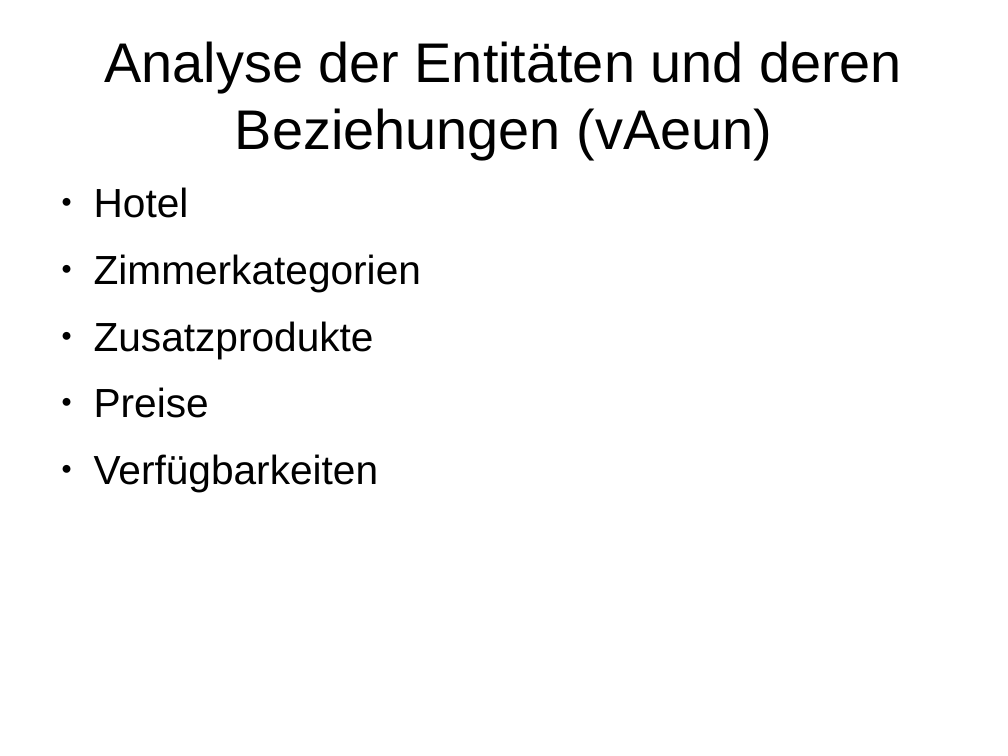
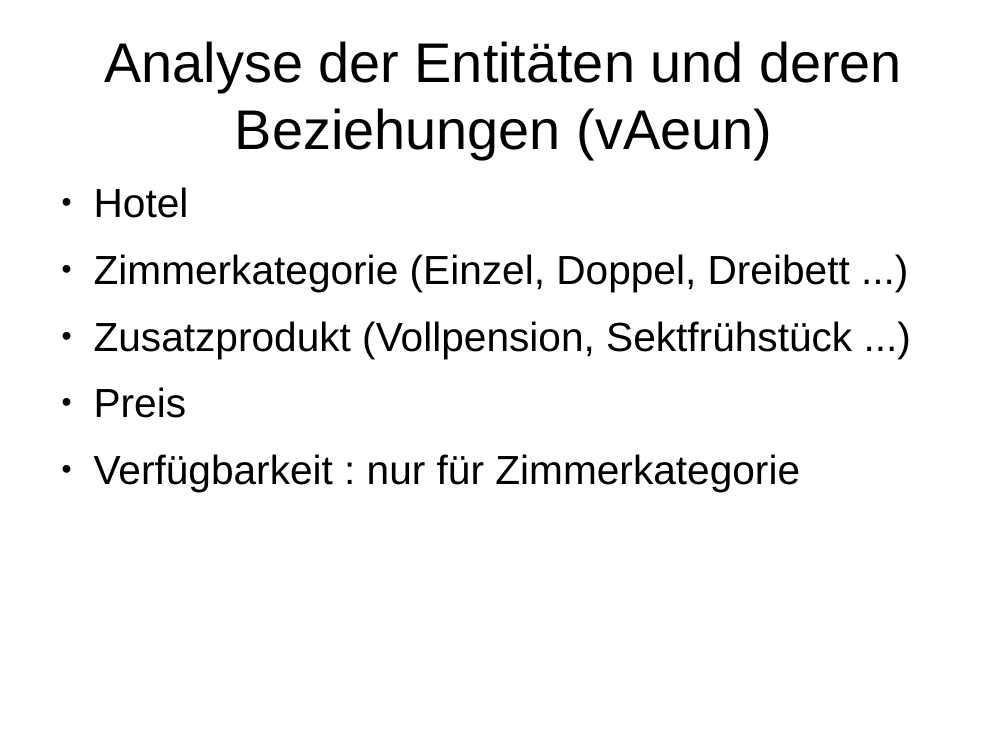
Before and after one commit to janhelmle/weiterbildung_fachinformatiker_ihk_projektantrag, a slide deck: slide 7 of praesentation/presentation_v1.odp. Drawn at 1008x756 pixels with LibreOffice and Linux fonts; fonts in the diff are those of the drawing. Boxes give left, top, right and bottom in pixels: in the first picture for what was removed or moved away, otherwise in the second. Text is boxed around its words. In the diff, an @@ line names an element or a change of style, - is before the commit and + after.

```diff
--- a/praesentation/presentation_v1.odp
+++ b/praesentation/presentation_v1.odp
@@ text at [94, 254, 852, 492]: text changed @@
-● Zimmerkategorien
-● Zusatzprodukte
-● Preise
-● Verfügbarkeiten
+● Zimmerkategorie (Einzel, Doppel, Dreibett ...)
+● Zusatzprodukt (Vollpension, Sektfrühstück ...)
+● Preis
+● Verfügbarkeit : nur für Zimmerkategorie
```
Also in this commit, not shown: 4 other slides changed, 1 other file.
